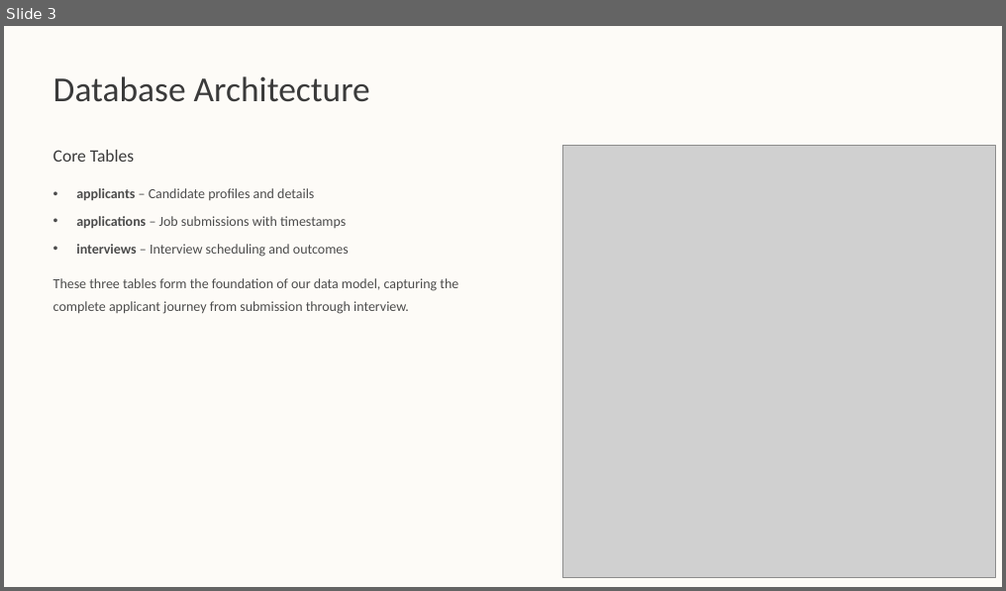
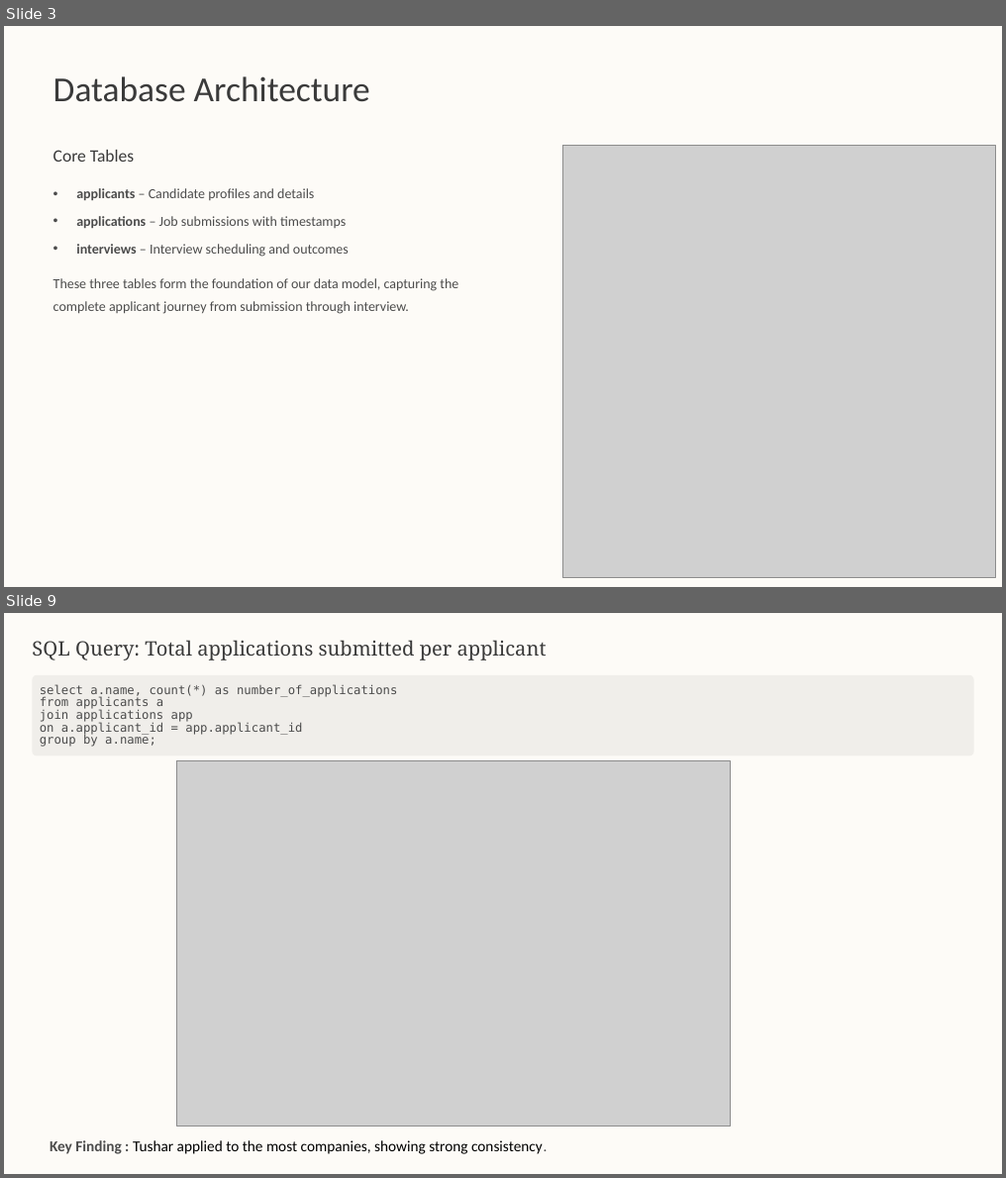
Before and after one commit to tusharshukla34/Job-Application-Tracker-With-SQL-and-Python-libraries, a slide deck: Job-Application-Tracker.pptx. Shown one above the other, each under a label of ours: slide 3 before the commit, slides 3 and 9 after it; the slides between them are not shown. The pictures are 1006x591 and 1006x1178 pixels, drawn with LibreOffice and Linux fonts; fonts in the diff are those of the drawing; grey boxes stand for pictures; background and template pictures are left out. Boxes give left, top, right and bottom in pixels: in the first picture for what was removed or moved away, otherwise in the second. Text is boxed around its words. In the diff, an @@ line names an element or a change of style, - is before the commit and + after.

```diff
--- a/Job-Application-Tracker.pptx
+++ b/Job-Application-Tracker.pptx
@@ slide 9 added at [4, 613, 1002, 1174], background #FFFFFF at 94% opacity; not listed: 1 template element that a slide beside it also shows @@
@@ text added at [32, 640, 452, 735], 23 pt, text #3A3A3A @@
+SQL Query: Total applications submitted per applicant
@@ rounded rectangle added at [32, 675, 974, 756], fill #F0EEEA @@
@@ text added at [40, 684, 397, 747], 14 pt, text #4C4C4C @@
+select a.name, count(*) as number_of_applications
+from applicants a
+join applications app
+on a.applicant_id = app.applicant_id
+group by a.name;
@@ picture added at [176, 761, 730, 1126] @@
@@ text added at [50, 1141, 548, 1155], 17.5 pt, text #000000 @@
+Key Finding : Tushar applied to the most companies, showing strong consistency.
@@ rectangle added at [876, 1134, 1002, 1168], fill #FDFBF7 @@
```
Also in this commit, not shown: 6 other slides changed, 5 other slides added, 6 slides removed.
